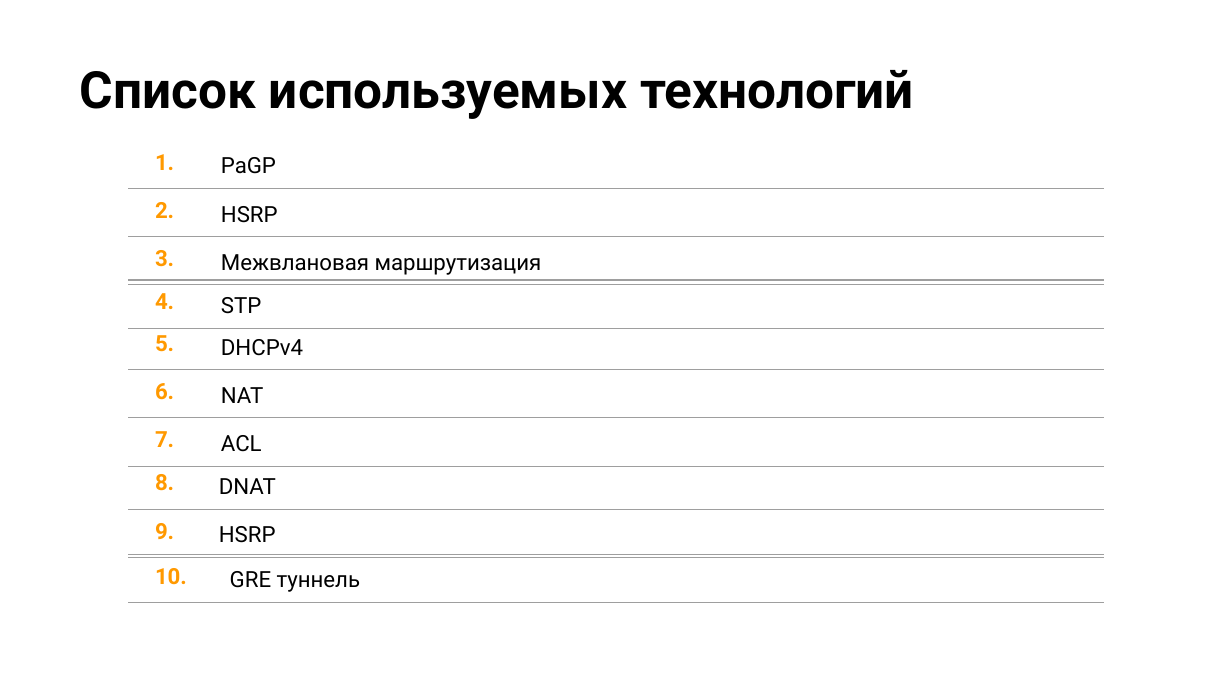
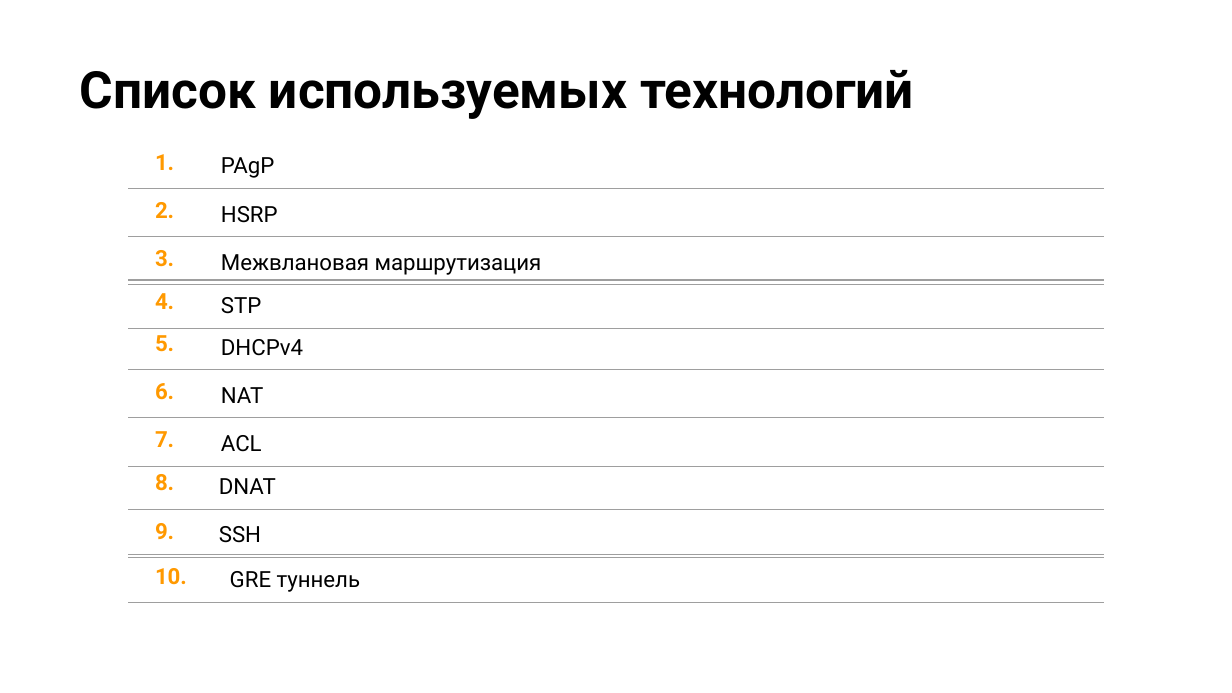
Before and after one commit to andreysokolov33/otus, a slide deck: slide 4 of Network Engineer. Basic/Проектная работа/Presentation.pptx. Drawn at 1232x693 pixels with LibreOffice and Linux fonts; fonts in the diff are those of the drawing; background and template pictures are left out. Boxes give left, top, right and bottom in pixels: in the first picture for what was removed or moved away, otherwise in the second. Text is boxed around its words. In the diff, an @@ line names an element or a change of style, - is before the commit and + after.

```diff
--- a/Network Engineer. Basic/Проектная работа/Presentation.pptx
+++ b/Network Engineer. Basic/Проектная работа/Presentation.pptx
@@ table at [128,140,1104,282] @@
-row 1, column 2: PaGP
+row 1, column 2: PAgP
@@ table at [128,461,1104,554] @@
-row 2, column 2: HSRP
+row 2, column 2: SSH
```
Also in this commit, not shown: 3 other slides changed, 25 other files.
